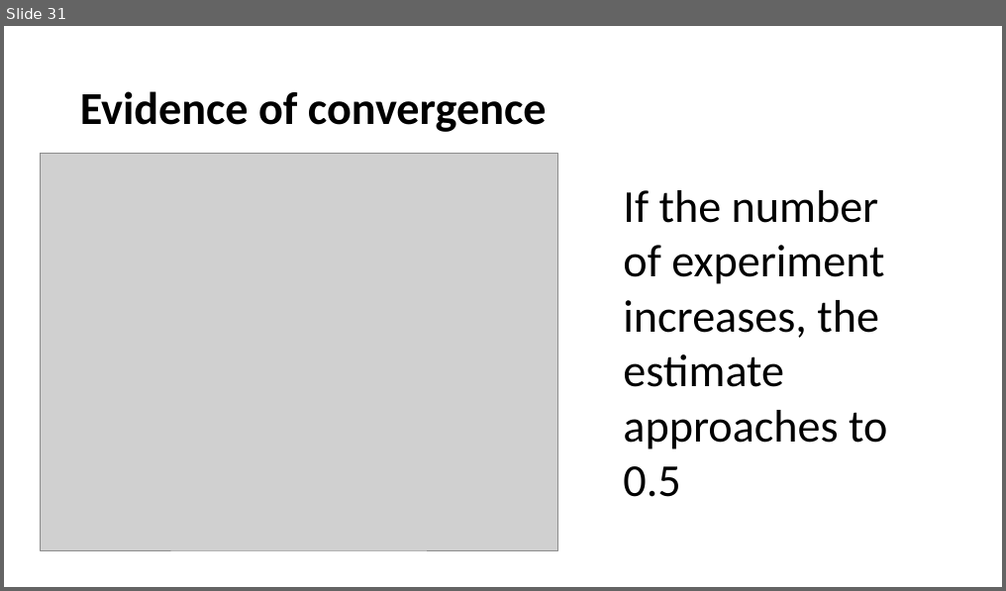
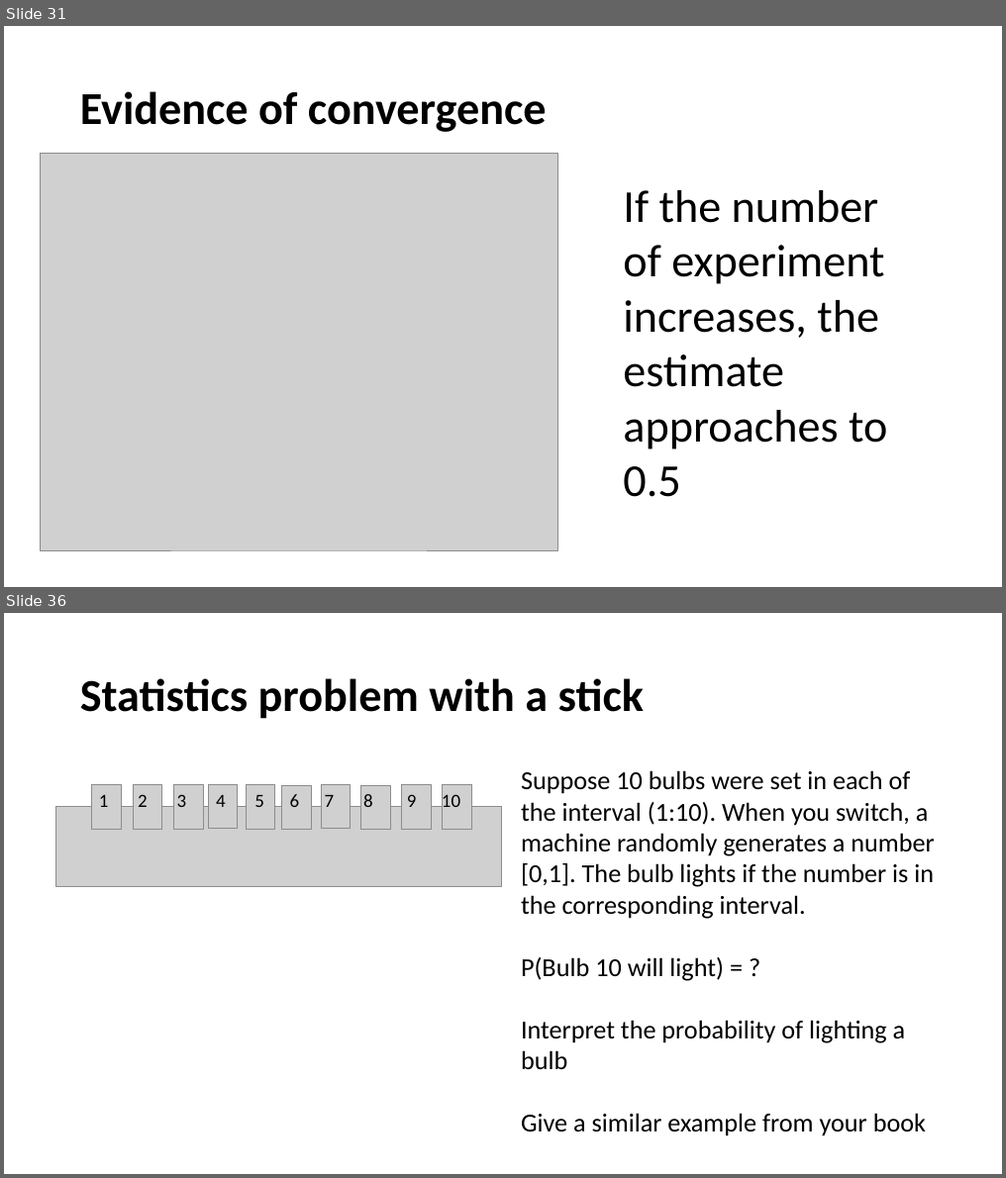
Before and after one commit to yushuf/TeamBeta, a slide deck: Presentation.pptx. Shown one above the other, each under a label of ours: slide 31 before the commit, slides 31 and 36 after it; the slides between them are not shown. The pictures are 1006x591 and 1006x1178 pixels, drawn with LibreOffice and Linux fonts; fonts in the diff are those of the drawing; grey boxes stand for pictures. Boxes give left, top, right and bottom in pixels: in the first picture for what was removed or moved away, otherwise in the second. Text is boxed around its words. In the diff, an @@ line names an element or a change of style, - is before the commit and + after.

Commit message:
Probability distribution

```diff
--- a/Presentation.pptx
+++ b/Presentation.pptx
@@ slide 36 added at [4,613,1002,1174], background #FFFFFF @@
@@ title added at [80,678,644,719], 44 pt, text #000000, bold @@
+Statistics problem with a stick
@@ picture added at [91,785,121,829] @@
@@ picture added at [133,785,162,829] @@
@@ picture added at [174,785,203,829] @@
@@ picture added at [208,784,238,828] @@
@@ picture added at [246,785,275,829] @@
@@ picture added at [282,785,311,829] @@
@@ picture added at [321,784,350,828] @@
@@ picture added at [361,785,390,829] @@
@@ picture added at [402,785,431,829] @@
@@ picture added at [443,785,472,829] @@
@@ text added at [521,770,934,1137], 25 pt, text #000000 @@
+Suppose 10 bulbs were set in each of the interval (1:10). When you switch, a machine randomly generates a number [0,1]. The bulb lights if the number is in the corresponding interval.
+P(Bulb 10 will light) = ?
+Interpret the probability of lighting a bulb
+Give a similar example from your book
@@ picture added at [55,807,502,887] @@
@@ text added at [99,791,460,812], 18 pt, text #000000 @@
+1 2 3 4 5 6 7 8 9 10
```
Also in this commit, not shown: 5 other slides added.
